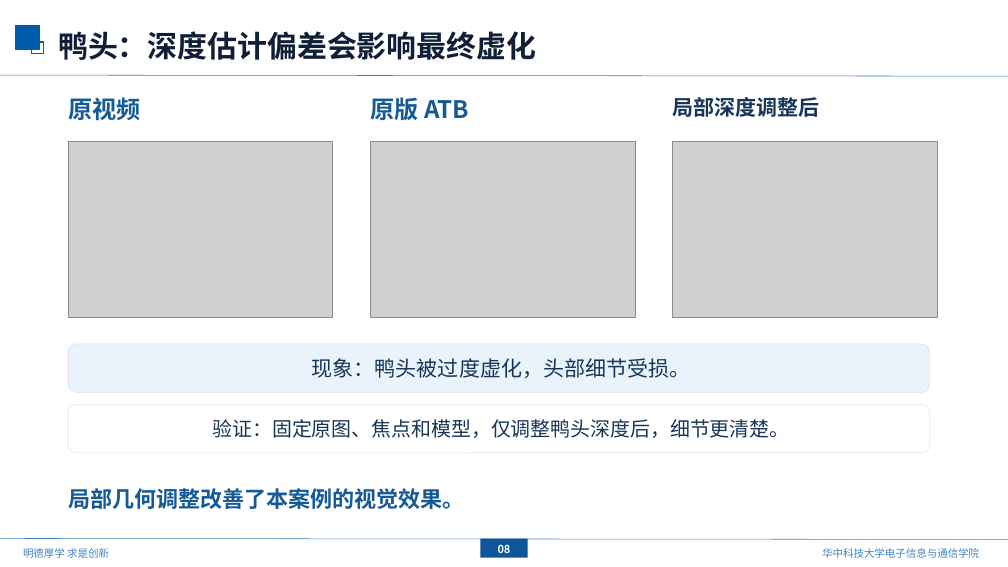
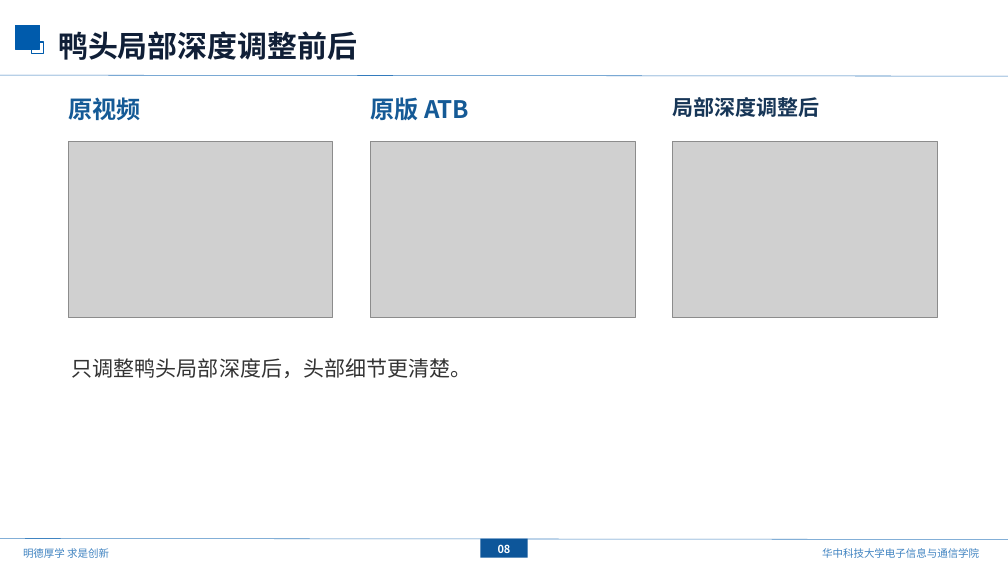
Before and after one commit to mengmcy1/OPPO-depth-guided-video-bokeh, a slide deck: slide 9 of 汇报/2026-10-16_基线更新与ATB分析/基线更新与ATB分析_1016.pptx. Drawn at 1008x567 pixels with LibreOffice and Linux fonts; fonts in the diff are those of the drawing; grey boxes stand for pictures; background and template pictures are left out. Boxes give left, top, right and bottom in pixels: in the first picture for what was removed or moved away, otherwise in the second. Text is boxed around its words. In the diff, an @@ line names an element or a change of style, - is before the commit and + after.

```diff
--- a/汇报/2026-10-16_基线更新与ATB分析/基线更新与ATB分析_1016.pptx
+++ b/汇报/2026-10-16_基线更新与ATB分析/基线更新与ATB分析_1016.pptx
@@ text at (x1=58, y1=31, x2=357, y2=60): text changed @@
-鸭头：深度估计偏差会影响最终虚化
+鸭头局部深度调整前后
@@ text at (x1=72, y1=358, x2=472, y2=378): text changed; text colour #173657 to #333333 @@
-现象：鸭头被过度虚化，头部细节受损。
+只调整鸭头局部深度后，头部细节更清楚。
@@ text "只调整鸭头局部深度后，头部细节更清楚。" moved from (x1=68, y1=344, x2=930, y2=392) to (x1=72, y1=358, x2=472, y2=378) @@
@@ text "只调整鸭头局部深度后，头部细节更清楚。" at (x1=72, y1=358, x2=472, y2=378): vertical alignment middle to top; fill #EAF3FB to none; outline #D8E5F2 0.6 pt to none @@
@@ rounded rectangle removed at (x1=68, y1=405, x2=930, y2=453) @@
-验证：固定原图、焦点和模型，仅调整鸭头深度后，细节更清楚。
@@ text removed at (x1=68, y1=488, x2=465, y2=509) @@
-局部几何调整改善了本案例的视觉效果。
```
Also in this commit, not shown: 2 other slides changed, 2 other files.
